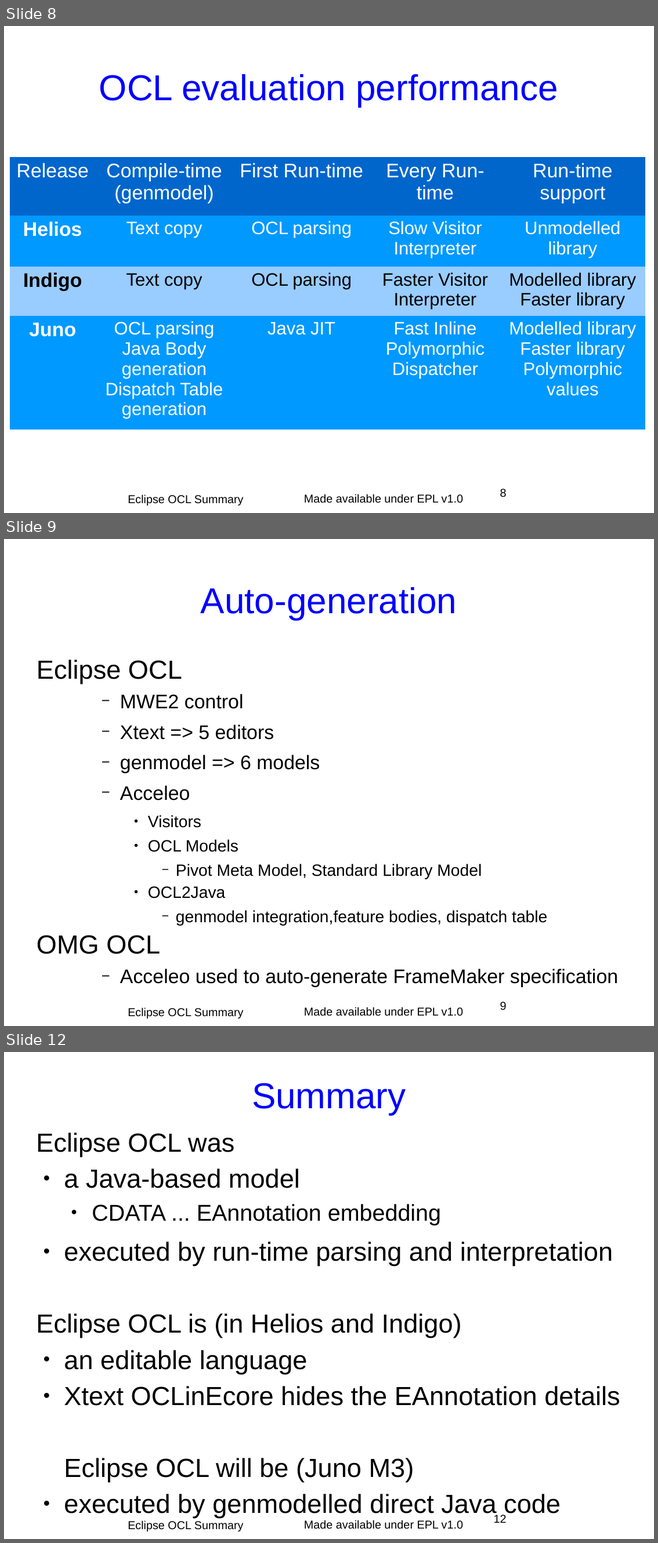
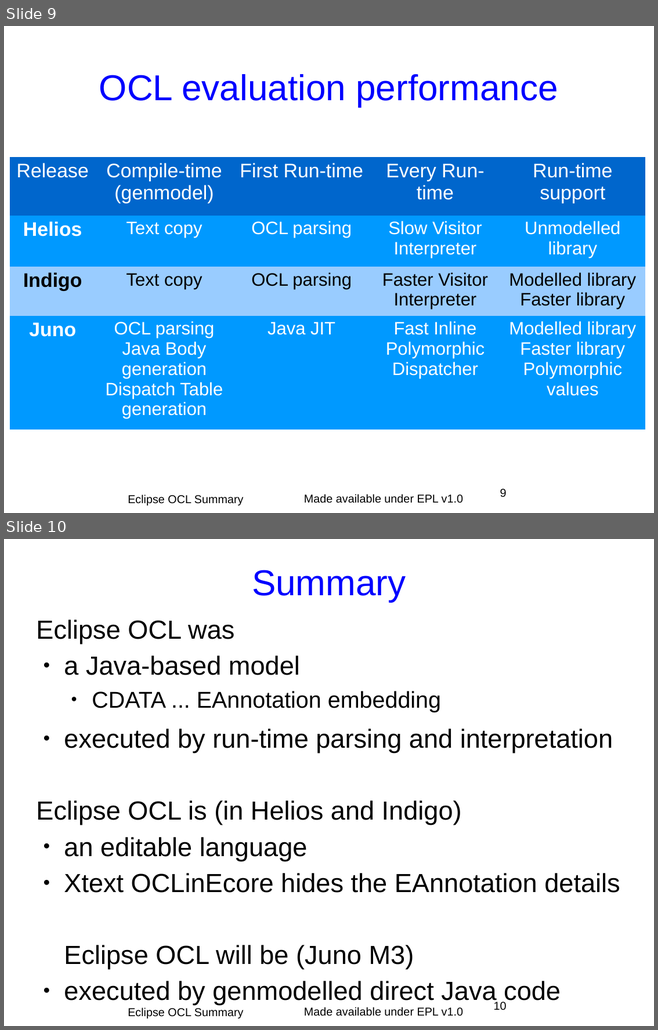
Before and after one commit to eclipse-ocl/ocl-website, a slide deck: ocl/docs/publications/ECE2011BoF/EclipseOCLSummary.odp. Shown one above the other, each under a label of ours: slides 8, 9 and 12 before the commit, slides 9 and 10 after it; the slides between them are not shown. The pictures are 658x1543 and 658x1030 pixels, drawn with LibreOffice and Linux fonts; fonts in the diff are those of the drawing; background and template pictures are left out. Boxes give left, top, right and bottom in pixels: in the first picture for what was removed or moved away, otherwise in the second. Text is boxed around its words. In the diff, an @@ line names an element or a change of style, - is before the commit and + after.

```diff
--- a/ocl/docs/publications/ECE2011BoF/EclipseOCLSummary.odp
+++ b/ocl/docs/publications/ECE2011BoF/EclipseOCLSummary.odp
@@ slide 9 removed at [4,539,654,1026], background #FFFFFF; not listed: 1 template element that a slide beside it also shows @@
@@ title removed at [201,587,456,620] @@
-Auto-generation
@@ text removed at [36,660,618,987] @@
-Eclipse OCL
-    − MWE2 control
-    − Xtext => 5 editors
-    − genmodel => 6 models
-    − Acceleo
-      ● Visitors
-      ● OCL Models
-        − Pivot Meta Model, Standard Library Model
-      ● OCL2Java
-        − genmodel integration,feature bodies, dispatch table
-OMG OCL
-    − Acceleo used to auto-generate FrameMaker specification
@@ text removed at [128,1008,244,1019] @@
-Eclipse OCL Summary
@@ page number removed at [500,1002,506,1011] @@
-9
@@ what was slide 8 is now slide 9 @@
@@ page number at [500,489,506,498]: text changed @@
-8
+9
@@ what was slide 12 is now slide 10 @@
@@ page number at [494,1002,506,1010]: text changed @@
-12
+10
```
Also in this commit, not shown: 4 slides changed, 4 slides added, 3 other slides removed.
